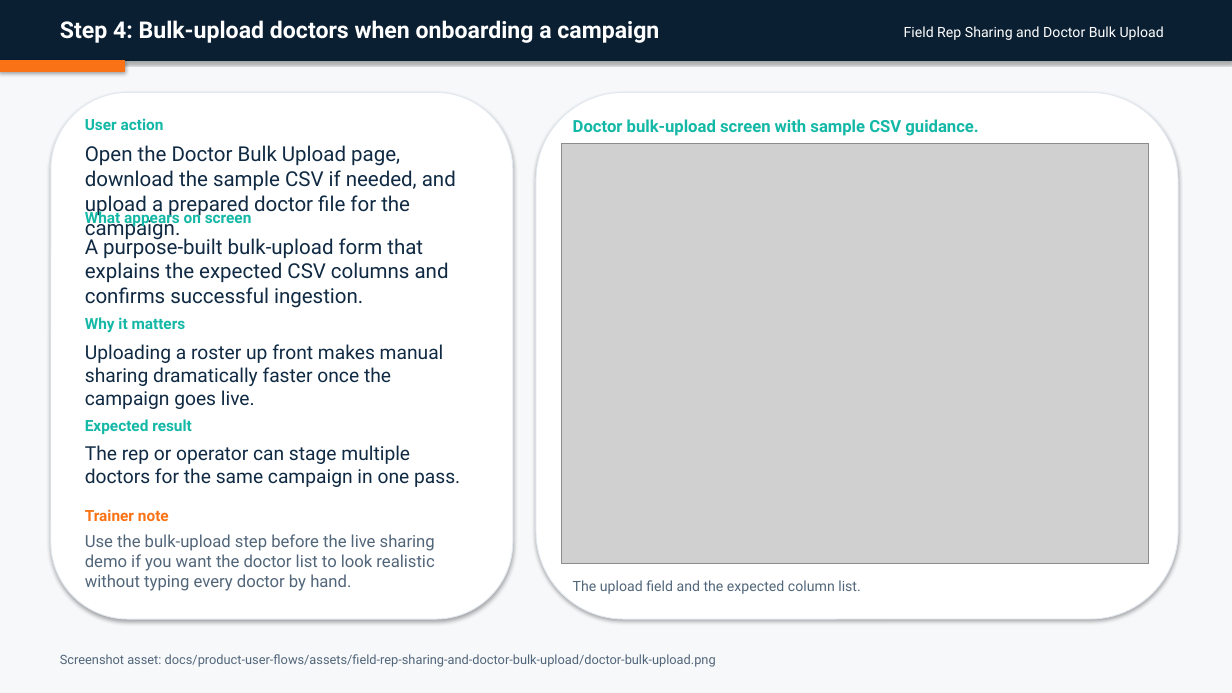
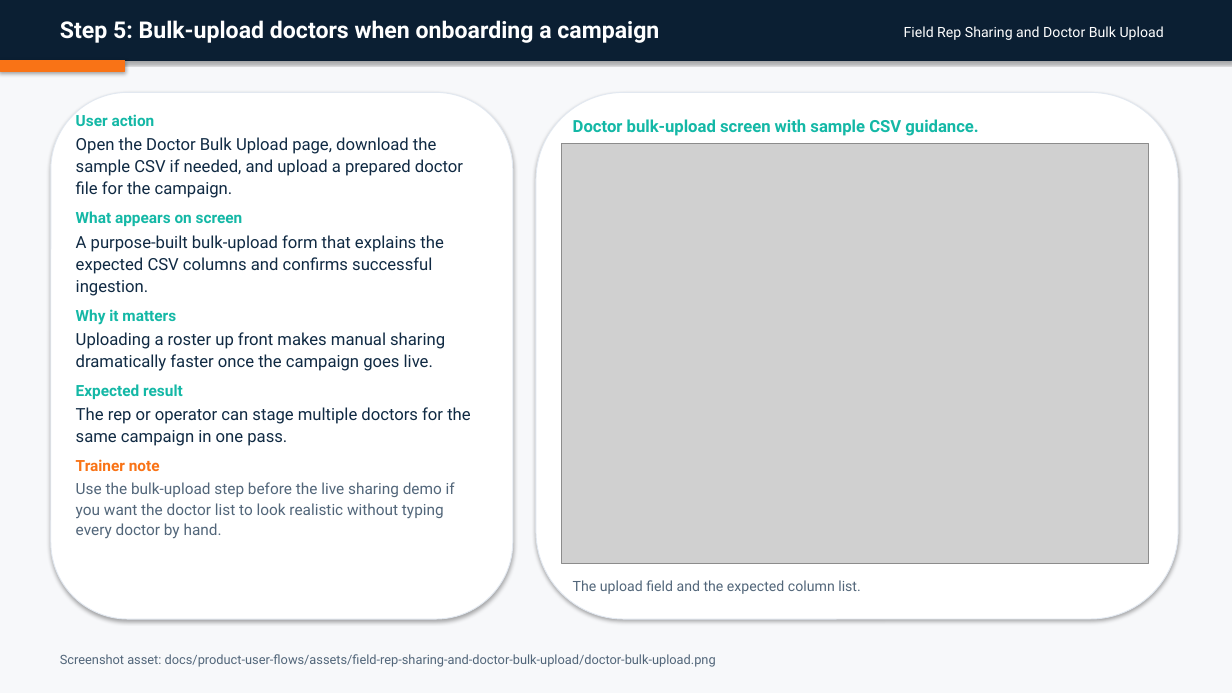
Before and after one commit to admin-masters/inclinic-education-system, a slide deck: slide 7 of output/doc/user-flow-decks/07-field-rep-sharing-and-doctor-bulk-upload.pptx (slide 6 before the commit). Drawn at 1232x693 pixels with LibreOffice and Linux fonts; fonts in the diff are those of the drawing; grey boxes stand for pictures. Boxes give left, top, right and bottom in pixels: in the first picture for what was removed or moved away, otherwise in the second. Text is boxed around its words. In the diff, an @@ line names an element or a change of style, - is before the commit and + after.

```diff
--- a/output/doc/user-flow-decks/07-field-rep-sharing-and-doctor-bulk-upload.pptx
+++ b/output/doc/user-flow-decks/07-field-rep-sharing-and-doctor-bulk-upload.pptx
@@ text at [60,20,659,43]: text changed @@
-Step 4: Bulk-upload doctors when onboarding a campaign
+Step 5: Bulk-upload doctors when onboarding a campaign
@@ text added at [76,114,470,539], 13 pt, text #102A43 @@
+User action
+Open the Doctor Bulk Upload page, download the sample CSV if needed, and upload a prepared doctor file for the campaign.
+What appears on screen
+A purpose-built bulk-upload form that explains the expected CSV columns and confirms successful ingestion.
+Why it matters
+Uploading a roster up front makes manual sharing dramatically faster once the campaign goes live.
+Expected result
+The rep or operator can stage multiple doctors for the same campaign in one pass.
+Trainer note
+Use the bulk-upload step before the live sharing demo if you want the doctor list to look realistic without typing every doctor by hand.
@@ text removed at [85,118,164,130] @@
-User action
@@ text removed at [85,145,456,217] @@
-Open the Doctor Bulk Upload page, download the sample CSV if needed, and upload a prepared doctor file for the campaign.
@@ text removed at [85,209,252,227] @@
-What appears on screen
@@ text removed at [85,235,449,308] @@
-A purpose-built bulk-upload form that explains the expected CSV columns and confirms successful ingestion.
@@ text removed at [85,317,186,333] @@
-Why it matters
@@ text removed at [85,344,444,409] @@
-Uploading a roster up front makes manual sharing dramatically faster once the campaign goes live.
@@ text removed at [85,419,192,434] @@
-Expected result
@@ text removed at [85,445,460,487] @@
-The rep or operator can stage multiple doctors for the same campaign in one pass.
@@ text removed at [85,509,169,521] @@
-Trainer note
@@ text removed at [85,534,435,591] @@
-Use the bulk-upload step before the live sharing demo if you want the doctor list to look realistic without typing every doctor by hand.
```
Also in this commit, not shown: 7 other slides changed, 1 slide added, 11 other files.
